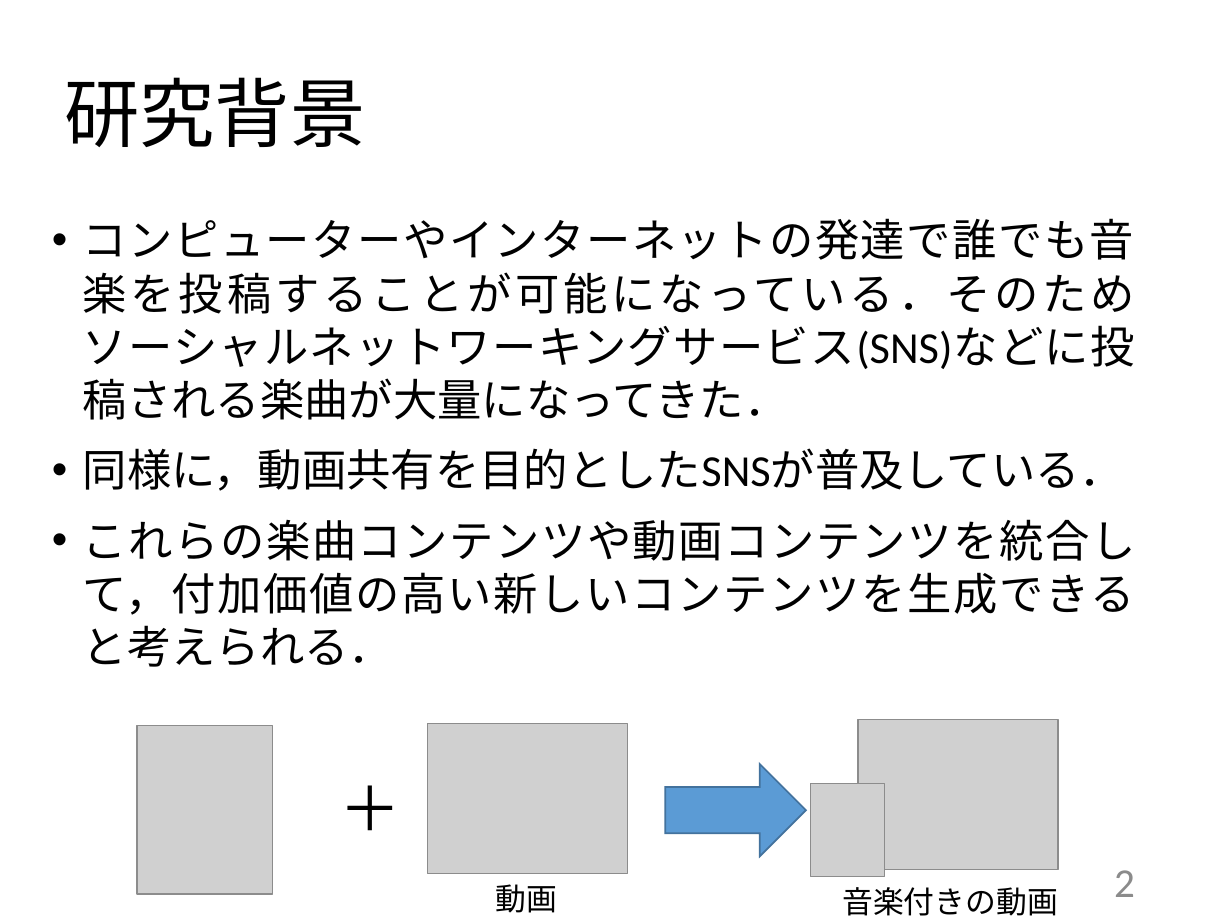
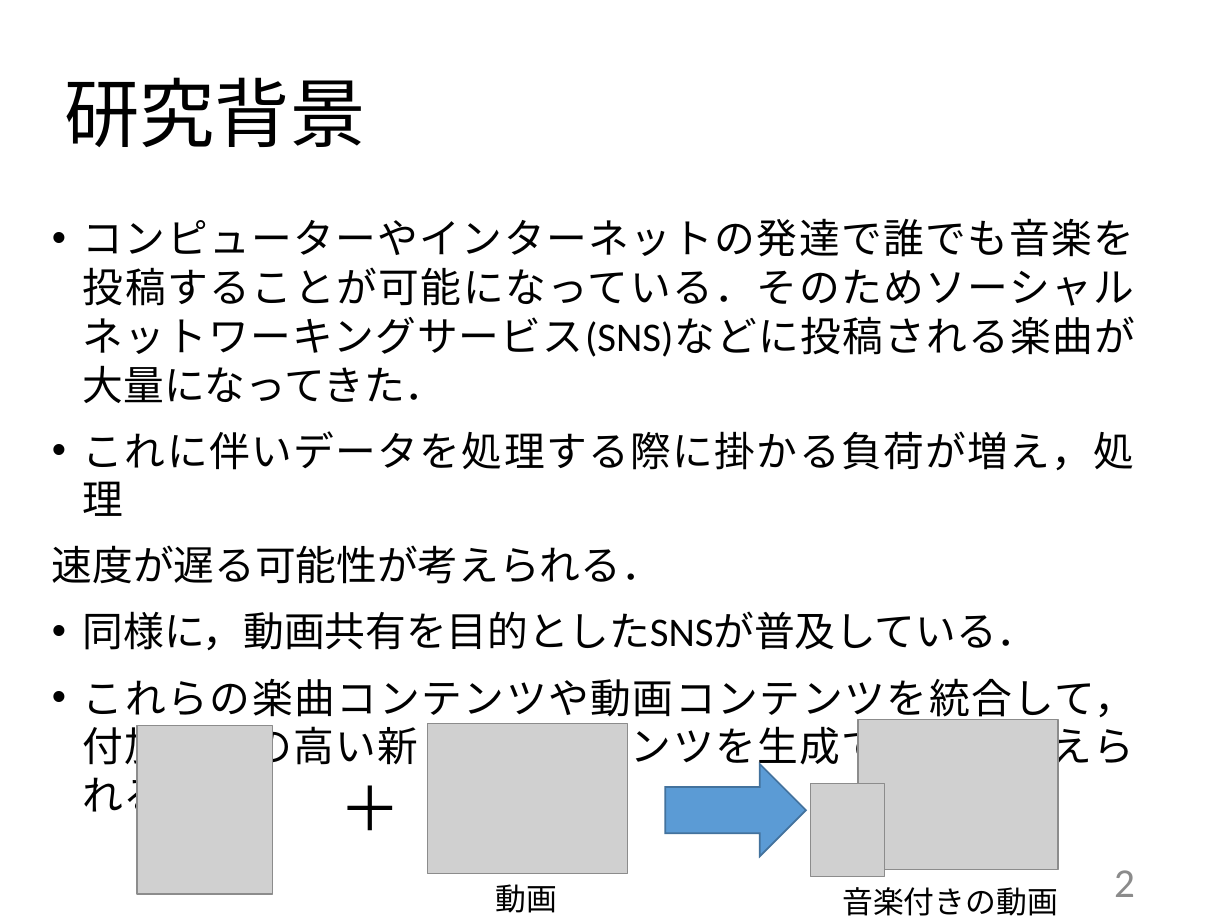
Before and after one commit to kait-takanolab/1821144-yoshii-thesis, a slide deck: slide 2 of 発表用スライド/1821144_yoshii_thesis_ver.pptx. Drawn at 1232x924 pixels with LibreOffice and Linux fonts; fonts in the diff are those of the drawing; grey boxes stand for pictures. Boxes give left, top, right and bottom in pixels: in the first picture for what was removed or moved away, otherwise in the second. Text is boxed around its words. In the diff, an @@ line names an element or a change of style, - is before the commit and + after.

```diff
--- a/発表用スライド/1821144_yoshii_thesis_ver.pptx
+++ b/発表用スライド/1821144_yoshii_thesis_ver.pptx
@@ text at [83, 218, 1135, 822]: size 25.9 to 23.8 pt in "コンピューターやインターネットの発達で誰でも音楽を投稿することが可能になっている．そのためソーシャルネットワーキングサー ...", "同様に，動画共有を目的としたSNSが普及している．", "これらの楽曲コンテンツや動画コンテンツを統合して，付加価値の高い新しいコンテンツを生成できると考えられる．" @@
@@ text at [52, 431, 1135, 584]: paragraphs added @@
+• これに伴いデータを処理する際に掛かる負荷が増え，処理
+速度が遅る可能性が考えられる．
```
Also in this commit, not shown: 2 other slides changed, 2 slides added.
